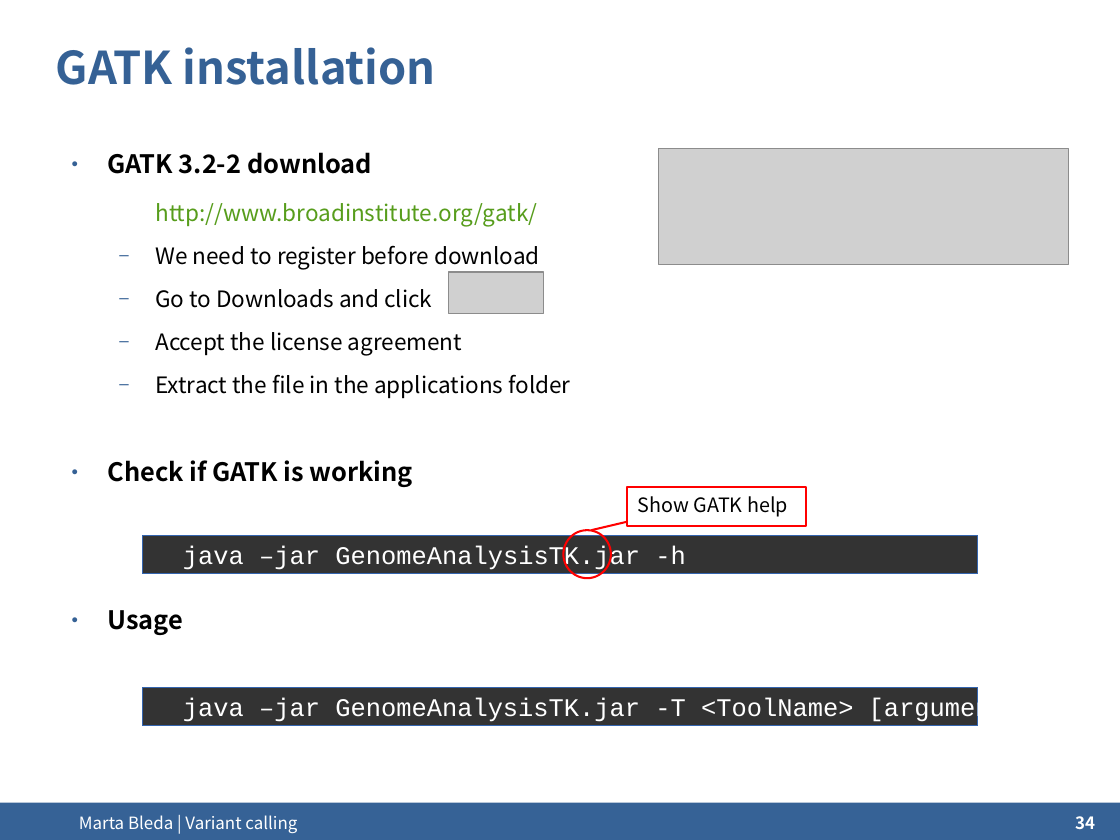
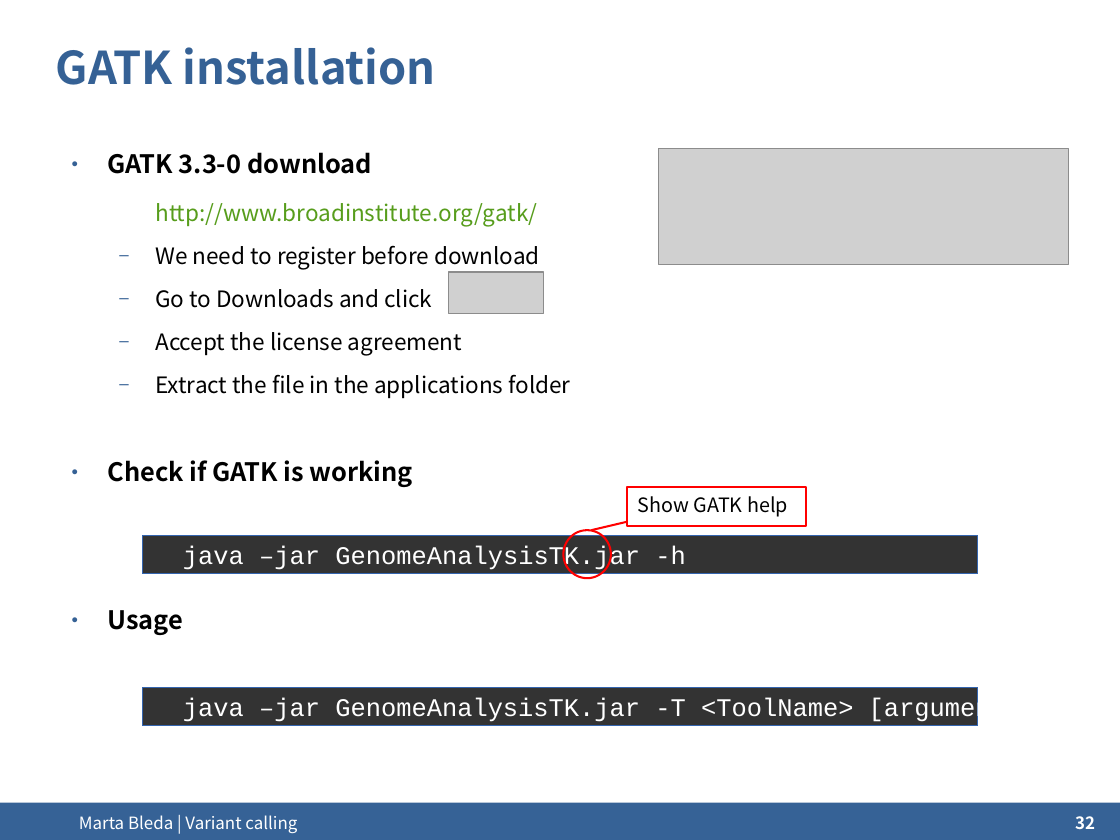
Before and after one commit to ngs-course/ngs-course.github.io, a slide deck: slide 32 of Course_Materials/variant_calling/presentation/2015-Cambridge_variant_calling.odp (slide 34 before the commit). Drawn at 1120x840 pixels with LibreOffice and Linux fonts; fonts in the diff are those of the drawing; grey boxes stand for pictures; background and template pictures are left out. Boxes give left, top, right and bottom in pixels: in the first picture for what was removed or moved away, otherwise in the second. Text is boxed around its words. In the diff, an @@ line names an element or a change of style, - is before the commit and + after.

```diff
--- a/Course_Materials/variant_calling/presentation/2015-Cambridge_variant_calling.odp
+++ b/Course_Materials/variant_calling/presentation/2015-Cambridge_variant_calling.odp
@@ text at [107, 152, 372, 174]: text changed @@
-● GATK 3.2-2 download
+● GATK 3.3-0 download
@@ page number at [1075, 816, 1095, 829]: text changed @@
-34
+32
```
Also in this commit, not shown: 2 other slides changed, 2 slides removed, 1 other file.
